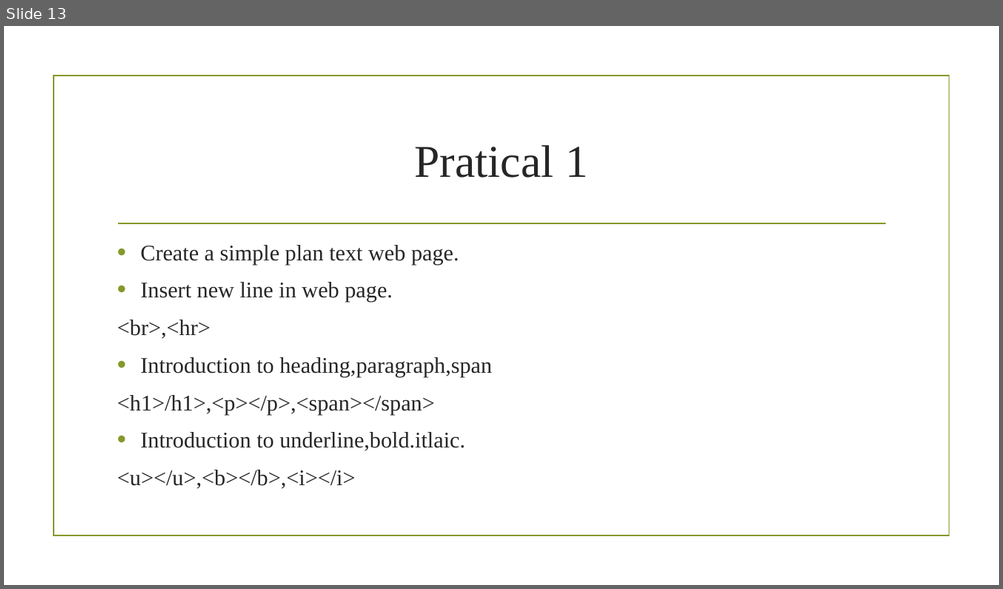
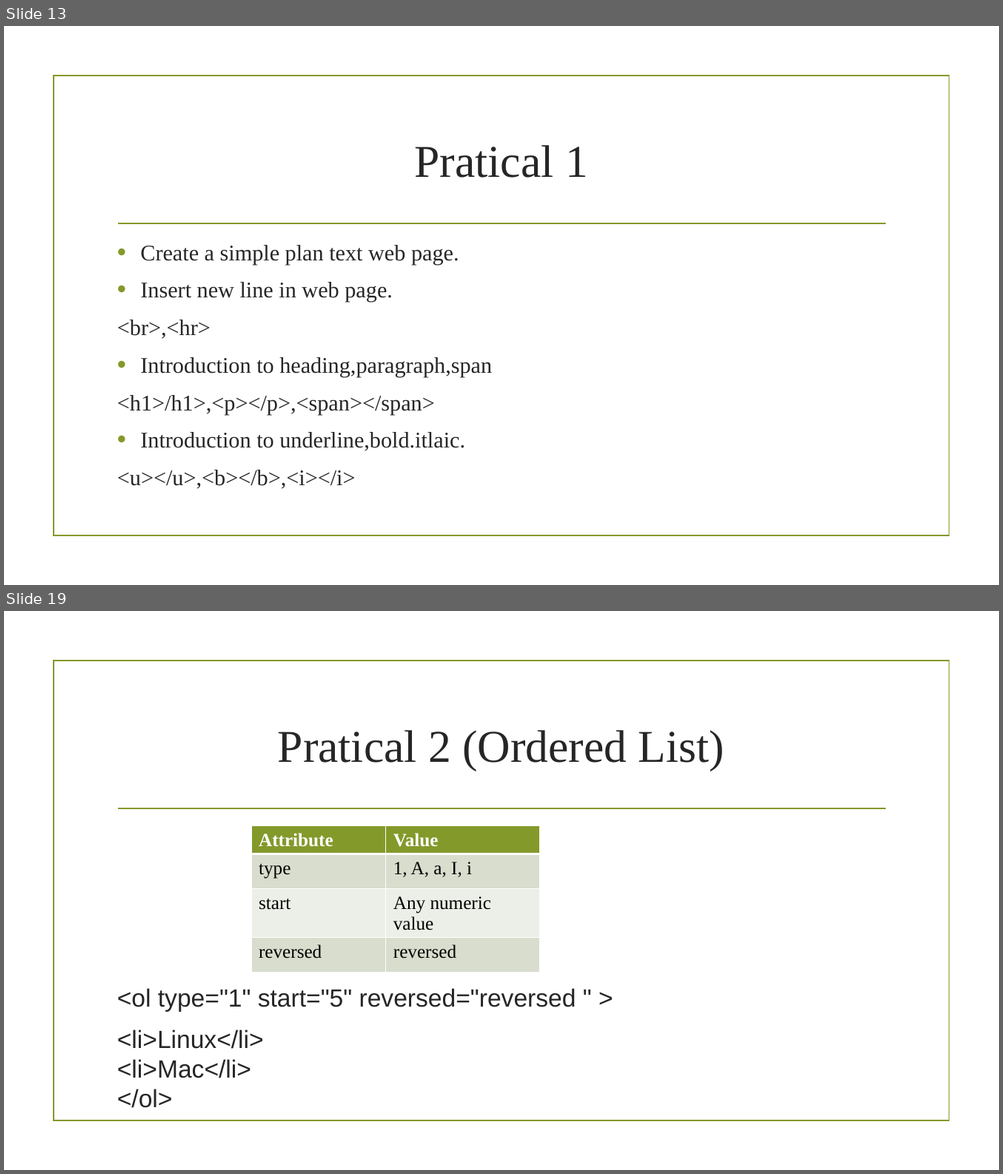
Before and after one commit to sagarshrestha81/FED, a slide deck: HTML.pptx. Shown one above the other, each under a label of ours: slide 13 before the commit, slides 13 and 19 after it; the slides between them are not shown. The pictures are 1003x589 and 1003x1174 pixels, drawn with LibreOffice and Linux fonts; fonts in the diff are those of the drawing; background and template pictures are left out. Boxes give left, top, right and bottom in pixels: in the first picture for what was removed or moved away, otherwise in the second. Text is boxed around its words. In the diff, an @@ line names an element or a change of style, - is before the commit and + after.

```diff
--- a/HTML.pptx
+++ b/HTML.pptx
@@ slide 19 added at (4, 611, 999, 1170), background picture (left out); not listed: 2 template elements that a slide beside it also shows @@
@@ title added at (278, 730, 724, 771), 44 pt, text #262626 @@
+Pratical 2 (Ordered List)
@@ table added at (251, 826, 539, 962), 4 rows, 2 columns @@
+Attribute | Value
+type | 1, A, a, I, i
+start | Any numeric value
+reversed | reversed
@@ text added at (117, 988, 576, 1108), 24 pt, text #262626 @@
+<ol type="1" start="5" reversed="reversed " >
+<li>Linux</li>
+<li>Mac</li>
+</ol>
```
Also in this commit, not shown: 3 slides changed, 6 other slides added, 2 other files.
